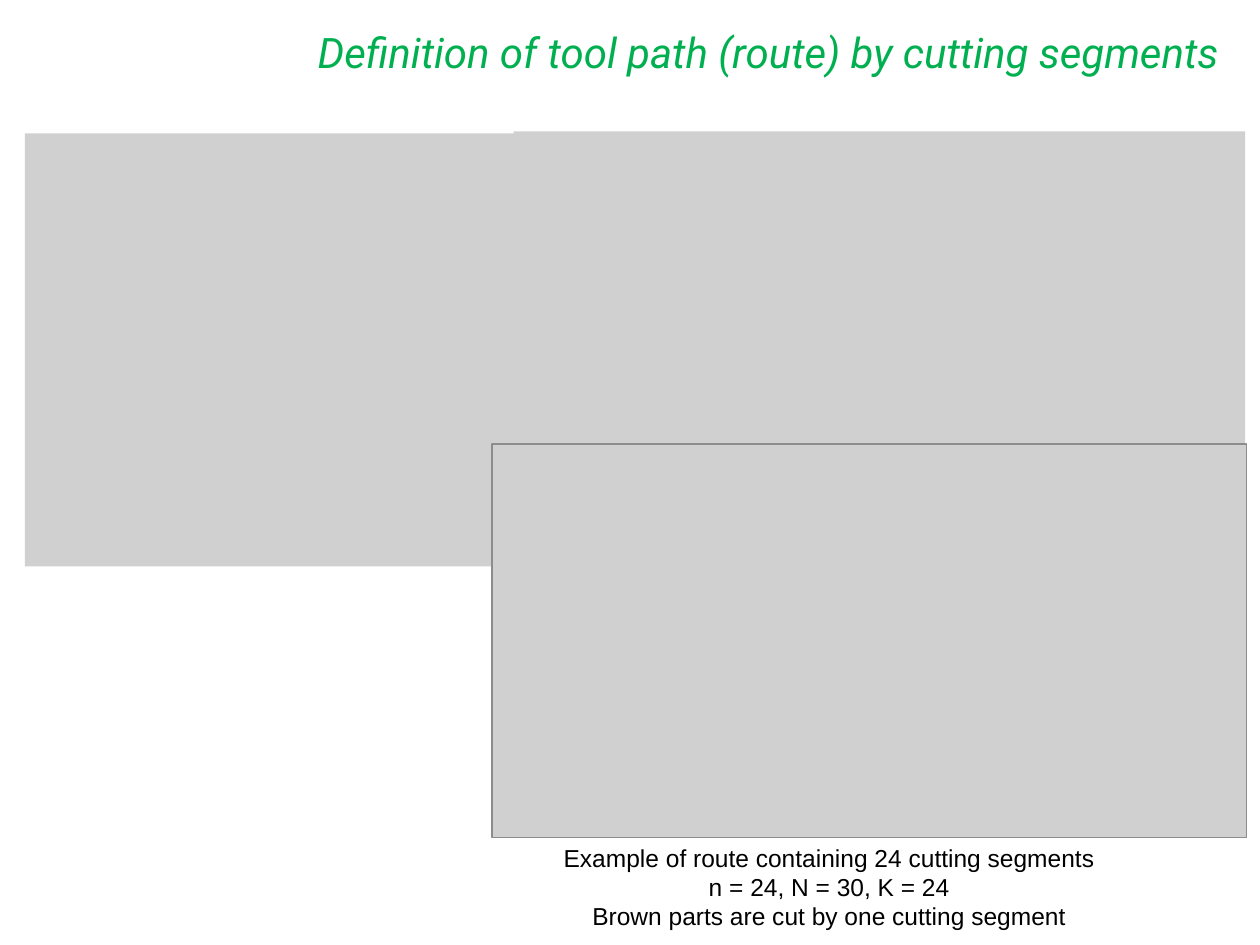
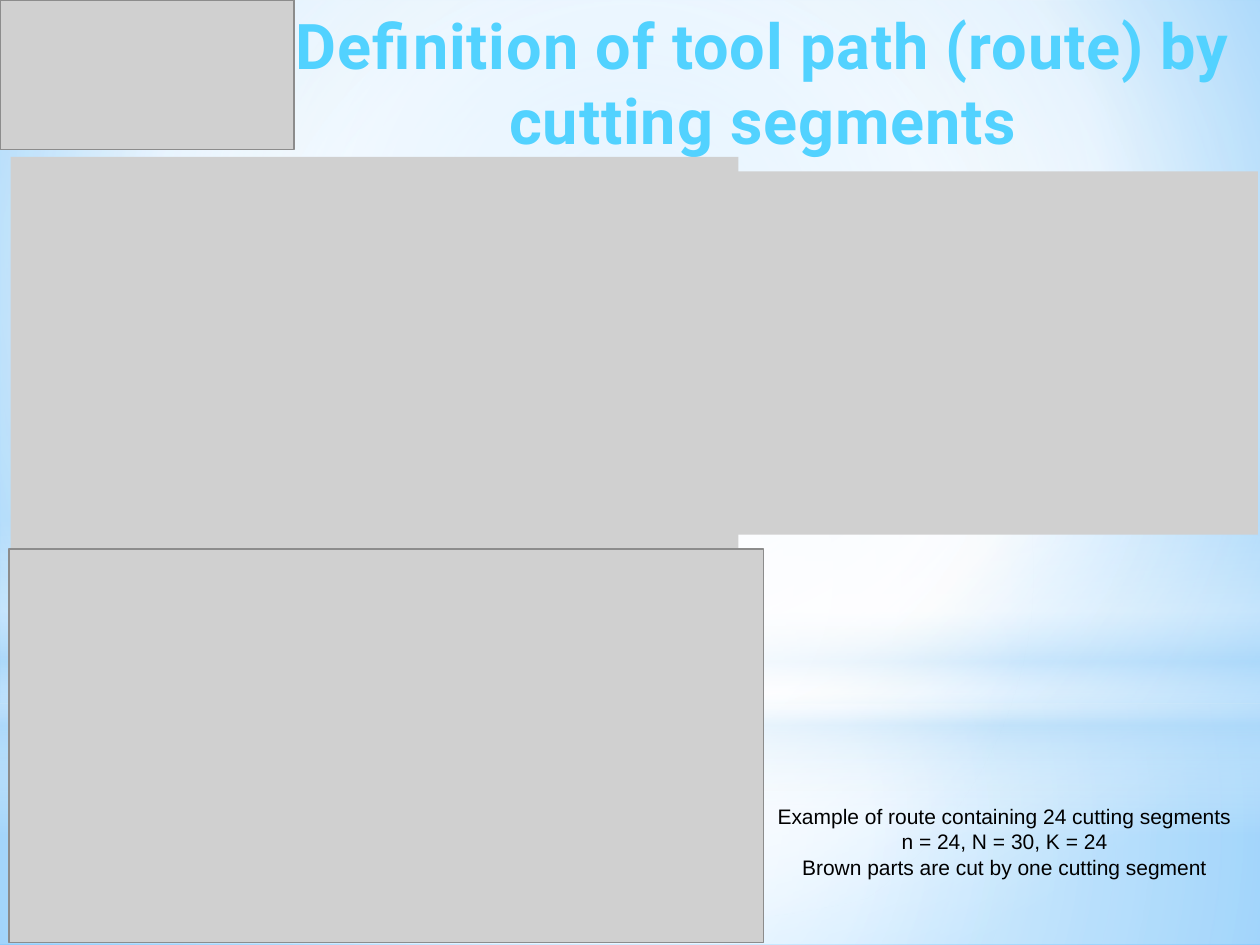
Before and after one commit to ukoloff/LaTeX, a slide deck: slide 5 of Optima2020/pptx/Report.pptx (slide 6 before the commit). Drawn at 1260x945 pixels with LibreOffice and Linux fonts; fonts in the diff are those of the drawing; grey boxes stand for pictures; background and template pictures are left out. Boxes give left, top, right and bottom in pixels: in the first picture for what was removed or moved away, otherwise in the second. Text is boxed around its words. In the diff, an @@ line names an element or a change of style, - is before the commit and + after.

Commit message:
Make common design

```diff
--- a/Optima2020/pptx/Report.pptx
+++ b/Optima2020/pptx/Report.pptx
@@ background #FFFFFF to gradient #9ED5FF to #FFFFFF to #5BB9FF @@
@@ rectangle added at (x1=0, y1=0, x2=1260, y2=703), fill gradient #FFFFFF to #B4DCFA @@
@@ picture added at (x1=0, y1=0, x2=294, y2=150) @@
@@ text "Definition of tool path (route) ..." moved from (x1=318, y1=34, x2=1219, y2=78) to (x1=296, y1=19, x2=1229, y2=160) @@
@@ text "Definition of tool path (route) ..." at (x1=296, y1=19, x2=1229, y2=160): size 24 to 36 pt, text colour #00B050 to gradient #52D2FF to #20A0CE, letter spacing 0 to 0.5 pt, bold on, italic off; alignment right to centre @@
@@ picture moved from (x1=25, y1=134, x2=753, y2=567) to (x1=10, y1=158, x2=738, y2=591) @@
@@ picture moved from (x1=514, y1=131, x2=1246, y2=494) to (x1=527, y1=171, x2=1259, y2=534) @@
@@ ellipse added at (x1=0, y1=220, x2=1260, y2=924), fill gradient #FFFFFF @@
@@ rectangle added at (x1=0, y1=519, x2=1260, y2=834), fill gradient #FFFFFF to #B4DCFA @@
@@ picture moved from (x1=493, y1=444, x2=1246, y2=837) to (x1=9, y1=549, x2=762, y2=942) @@
@@ rectangle added at (x1=0, y1=703, x2=1260, y2=945), fill gradient #FFFFFF to #B4DCFA @@
@@ text "Example of route containing 24 ..." moved from (x1=564, y1=849, x2=1094, y2=930) to (x1=778, y1=808, x2=1231, y2=879) @@
@@ text "Example of route containing 24 ..." at (x1=778, y1=808, x2=1231, y2=879): size 14 to 12 pt @@
```
Also in this commit, not shown: 4 other slides changed, 2 slides removed.
